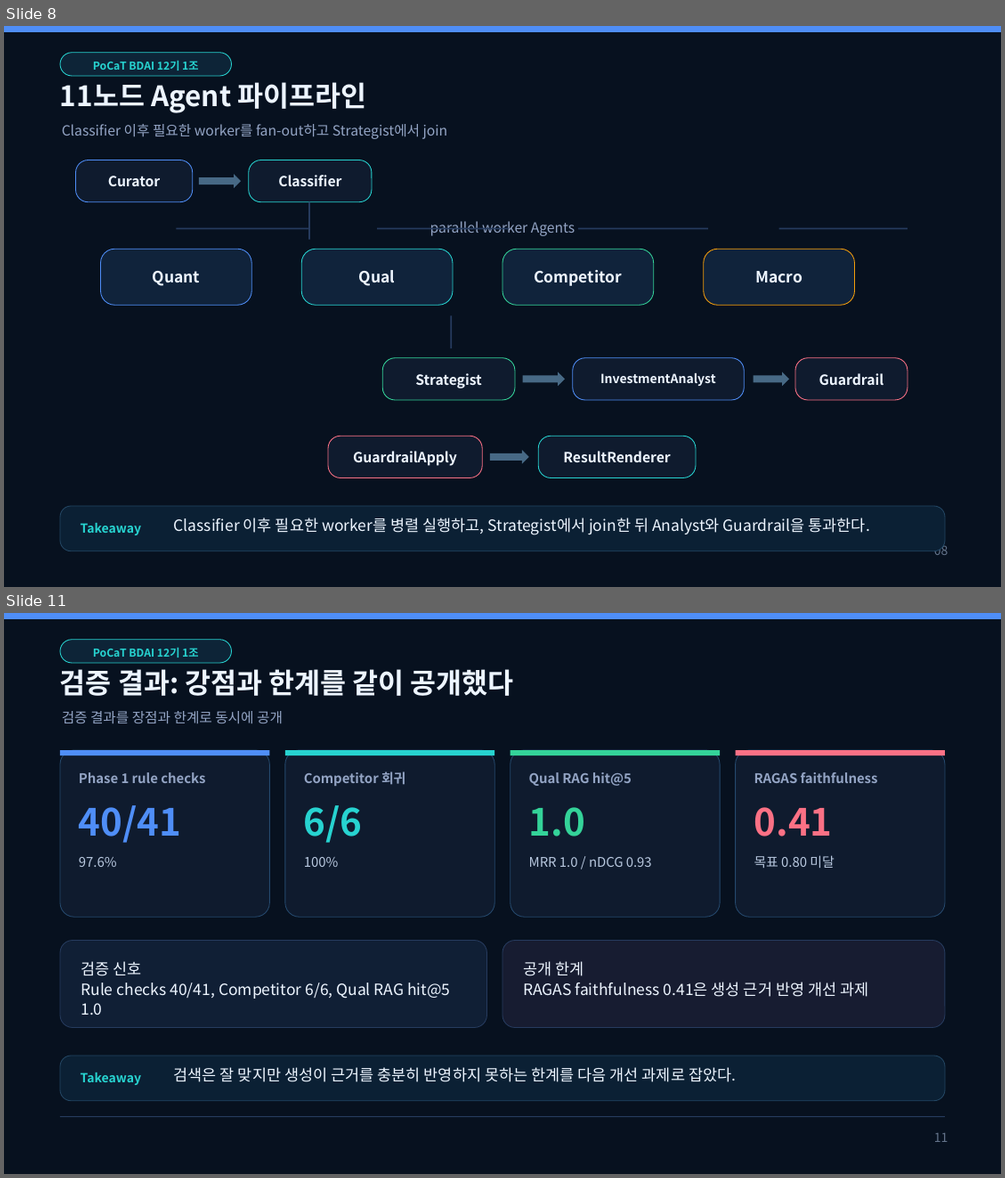
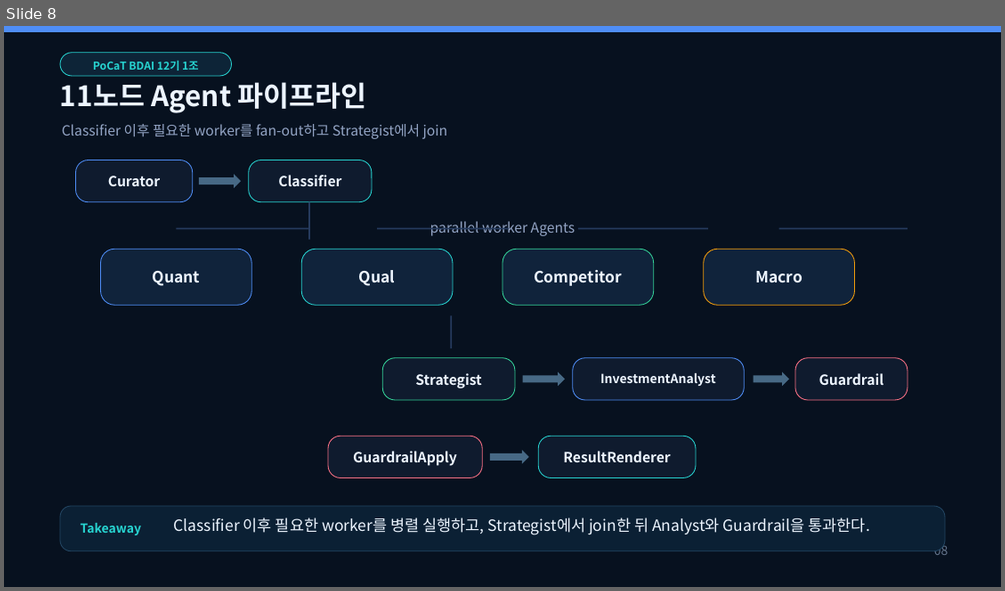
Before and after one commit to mygithub05253/stock-agent, a slide deck: docs/presentation/final_presentation.pptx. Shown one above the other, each under a label of ours: slides 8 and 11 before the commit, slide 8 after it; the slides between them are not shown. The pictures are 1005x1178 and 1005x591 pixels, drawn with LibreOffice and Linux fonts; fonts in the diff are those of the drawing. Boxes give left, top, right and bottom in pixels: in the first picture for what was removed or moved away, otherwise in the second. Text is boxed around its words. In the diff, an @@ line names an element or a change of style, - is before the commit and + after.

```diff
--- a/docs/presentation/final_presentation.pptx
+++ b/docs/presentation/final_presentation.pptx
@@ slide 11 removed at (x1=4, y1=613, x2=1001, y2=1174), background #07111F @@
@@ rectangle removed at (x1=4, y1=613, x2=1001, y2=619) @@
@@ rounded rectangle removed at (x1=60, y1=639, x2=231, y2=662) @@
-PoCaT BDAI 12기 1조
@@ text removed at (x1=60, y1=669, x2=514, y2=696) @@
-검증 결과: 강점과 한계를 같이 공개했다
@@ text removed at (x1=62, y1=711, x2=283, y2=723) @@
-검증 결과를 장점과 한계로 동시에 공개
@@ rounded rectangle removed at (x1=60, y1=750, x2=269, y2=916) @@
@@ rectangle removed at (x1=60, y1=750, x2=269, y2=755) @@
@@ text removed at (x1=79, y1=772, x2=205, y2=783) @@
-Phase 1 rule checks
@@ rounded rectangle removed at (x1=285, y1=750, x2=494, y2=916) @@
@@ rectangle removed at (x1=285, y1=750, x2=494, y2=755) @@
@@ text removed at (x1=304, y1=771, x2=405, y2=786) @@
-Competitor 회귀
@@ rounded rectangle removed at (x1=510, y1=750, x2=720, y2=916) @@
@@ rectangle removed at (x1=510, y1=750, x2=720, y2=755) @@
@@ text removed at (x1=529, y1=772, x2=631, y2=786) @@
-Qual RAG hit@5
@@ rounded rectangle removed at (x1=736, y1=750, x2=945, y2=916) @@
@@ rectangle removed at (x1=736, y1=750, x2=945, y2=755) @@
@@ text removed at (x1=754, y1=772, x2=878, y2=783) @@
-RAGAS faithfulness
@@ text removed at (x1=79, y1=805, x2=181, y2=843) @@
-40/41
@@ text removed at (x1=304, y1=805, x2=363, y2=843) @@
-6/6
@@ text removed at (x1=529, y1=807, x2=585, y2=836) @@
-1.0
@@ text removed at (x1=754, y1=807, x2=833, y2=836) @@
-0.41
@@ text removed at (x1=79, y1=857, x2=117, y2=867) @@
-97.6%
@@ text removed at (x1=304, y1=857, x2=338, y2=867) @@
-100%
@@ text removed at (x1=529, y1=857, x2=652, y2=867) @@
-MRR 1.0 / nDCG 0.93
@@ text removed at (x1=754, y1=855, x2=833, y2=868) @@
-목표 0.80 미달
@@ rounded rectangle removed at (x1=60, y1=941, x2=487, y2=1028) @@
-검증 신호
-Rule checks 40/41, Competitor 6/6, Qual RAG hit@5 1.0
@@ rounded rectangle removed at (x1=502, y1=941, x2=946, y2=1028) @@
-공개 한계
-RAGAS faithfulness 0.41은 생성 근거 반영 개선 과제
@@ rounded rectangle removed at (x1=60, y1=1055, x2=945, y2=1101) @@
@@ text removed at (x1=81, y1=1072, x2=141, y2=1085) @@
-Takeaway
@@ text removed at (x1=174, y1=1067, x2=736, y2=1082) @@
-검색은 잘 맞지만 생성이 근거를 충분히 반영하지 못하는 한계를 다음 개선 과제로 잡았다.
@@ rectangle removed at (x1=60, y1=1116, x2=945, y2=1117) @@
@@ text removed at (x1=934, y1=1133, x2=948, y2=1142) @@
-11
```
Also in this commit, not shown: 9 slides changed, 7 slides added, 1 other slide removed, 6 other files.
